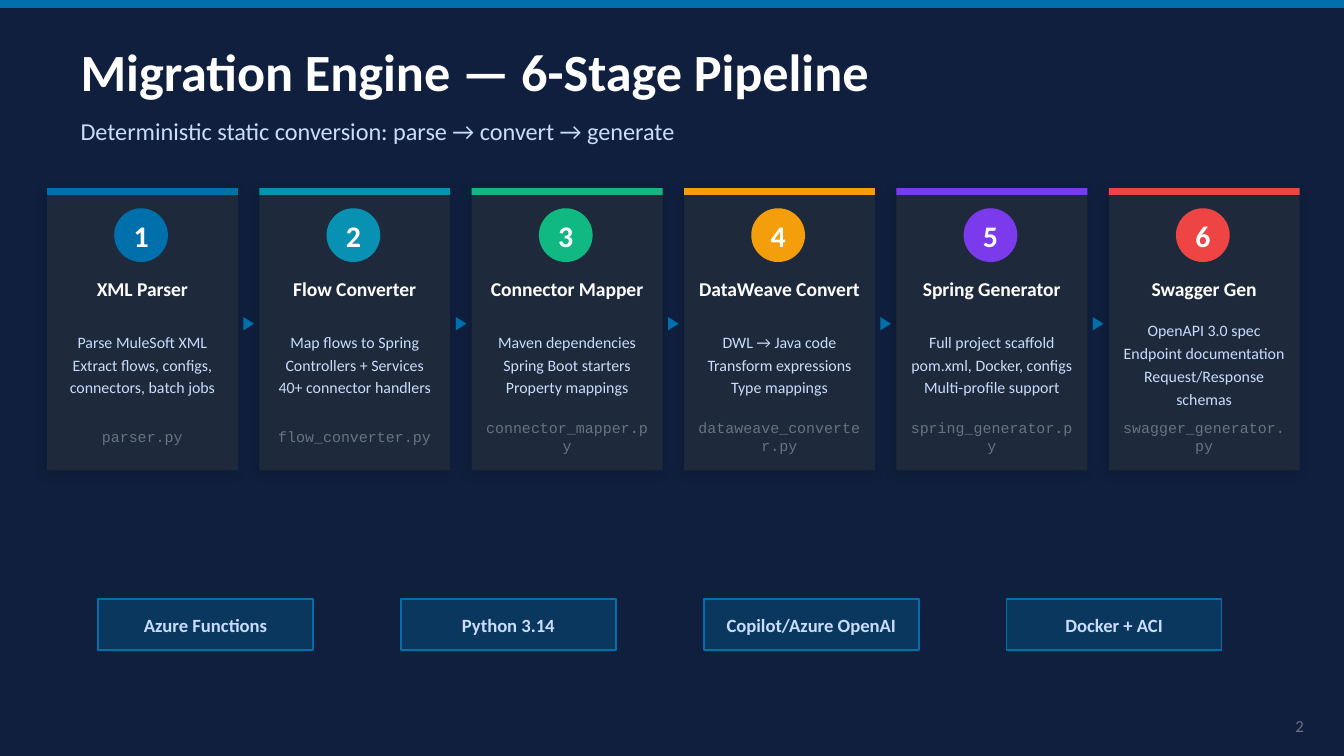
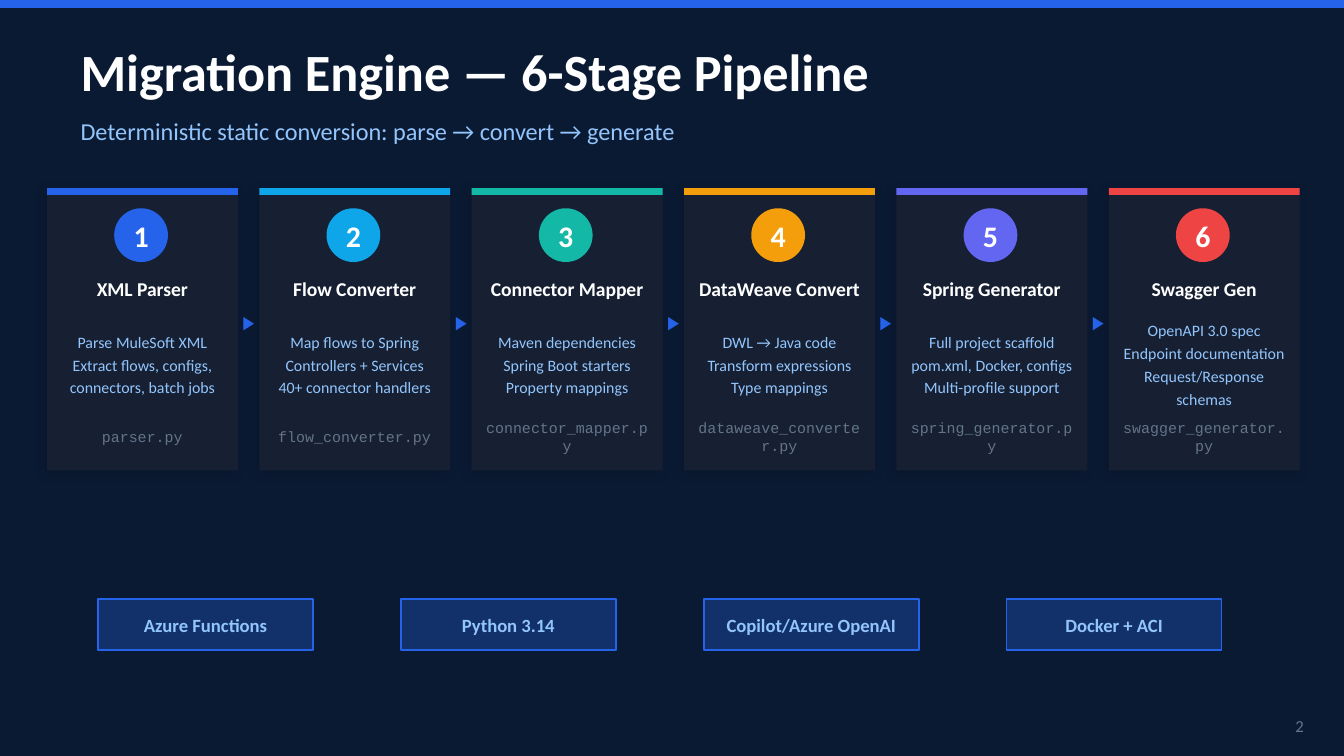
Before and after one commit to harinadh70/mule-migrator, a slide deck: slide 2 of MuleSoft-to-SpringBoot-Migrator-Technical-Presentation.pptx. Drawn at 1344x756 pixels with LibreOffice and Linux fonts; fonts in the diff are those of the drawing. Boxes give left, top, right and bottom in pixels: in the first picture for what was removed or moved away, otherwise in the second. Text is boxed around its words. In the diff, an @@ line names an element or a change of style, - is before the commit and + after.

```diff
--- a/MuleSoft-to-SpringBoot-Migrator-Technical-Presentation.pptx
+++ b/MuleSoft-to-SpringBoot-Migrator-Technical-Presentation.pptx
@@ background #0F1F3D to #0B1A33 @@
@@ fill #0070AD to #2563EB in 3 elements at (0, 0, 1344, 8), (114, 208, 168, 262), (47, 188, 238, 195) @@
@@ rectangle at (259, 188, 450, 195): fill #0891B2 to #0EA5E9 @@
@@ ellipse at (327, 208, 380, 262): fill #0891B2 to #0EA5E9 @@
@@ rectangle at (472, 188, 663, 195): fill #10B981 to #14B8A6 @@
@@ ellipse at (539, 208, 593, 262): fill #10B981 to #14B8A6 @@
@@ rectangle at (896, 188, 1087, 195): fill #7C3AED to #6366F1 @@
@@ ellipse at (964, 208, 1017, 262): fill #7C3AED to #6366F1 @@
@@ fill #1E293B to #162032 in 6 elements at (47, 188, 238, 470), (259, 188, 450, 470), (472, 188, 663, 470), (684, 188, 875, 470), (896, 188, 1087, 470), (1109, 188, 1300, 470) @@
@@ text colour #0070AD to #2563EB in 5 elements at (238, 302, 259, 343), (450, 302, 472, 343), (663, 302, 684, 343), (875, 302, 896, 343), (1087, 302, 1109, 343) @@
@@ text colour #CADCFC to #93C5FD in 11 elements at (81, 123, 674, 144), (70, 337, 215, 396), (279, 337, 431, 393), (498, 337, 636, 396), (708, 337, 851, 396), (911, 337, 1072, 396), (1124, 325, 1285, 405), (144, 619, 267, 632), (462, 619, 554, 635), (727, 619, 896, 635), (1065, 619, 1163, 632) @@
@@ fill #0070AD at 30% opacity to #2563EB at 30% opacity; outline #0070AD 1 pt to #2563EB 1 pt in 4 elements at (98, 599, 313, 650), (401, 599, 616, 650), (704, 599, 919, 650), (1007, 599, 1222, 650) @@
```
Also in this commit, not shown: 3 other slides changed.
